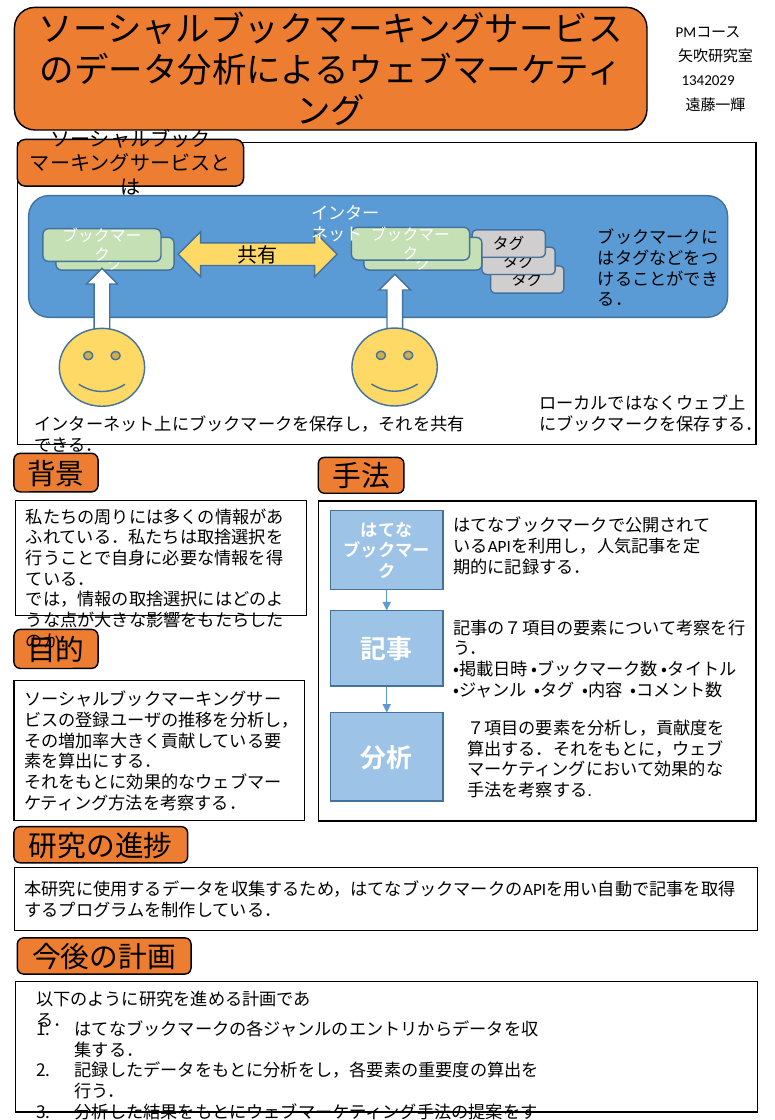
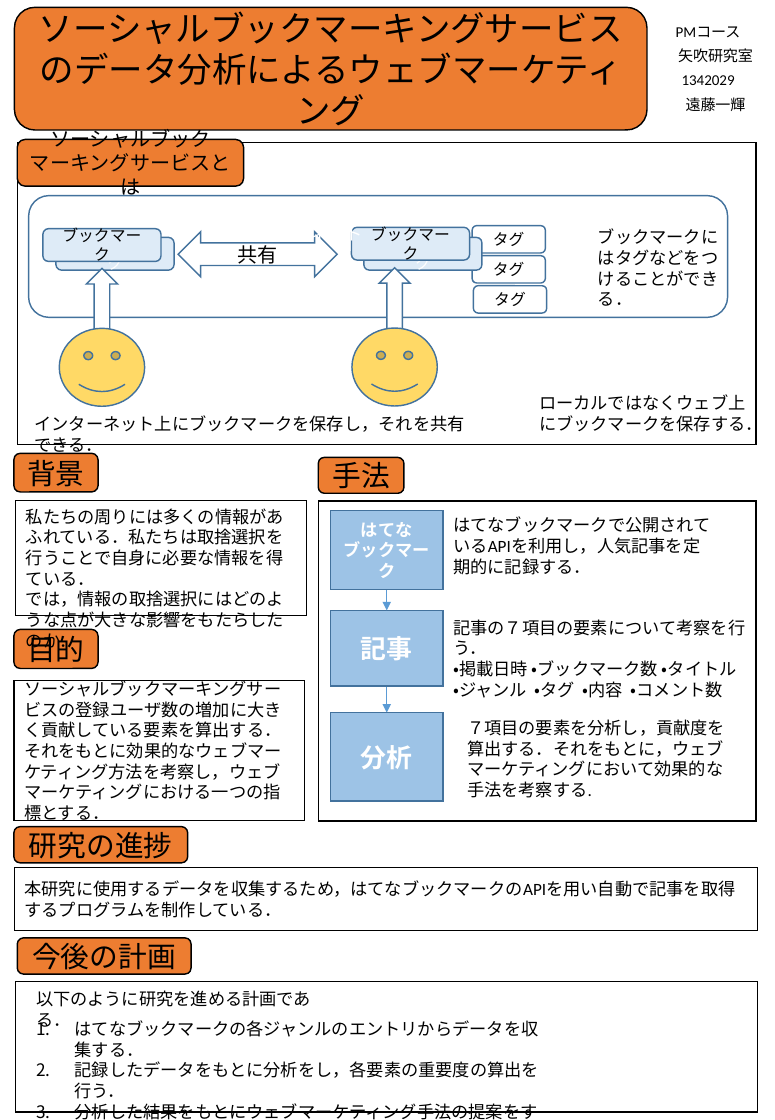
Before and after one commit to keimatsui/kadai, a slide deck: slide 1 of 卒業論文/2015/遠藤一輝/中間発表/中間審査＿ポスター＿遠藤一輝.pptx. Drawn at 775x1120 pixels with LibreOffice and Linux fonts; fonts in the diff are those of the drawing. Boxes give left, top, right and bottom in pixels: in the first picture for what was removed or moved away, otherwise in the second. Text is boxed around its words. In the diff, an @@ line names an element or a change of style, - is before the commit and + after.

Commit message:
訂正しました．

```diff
--- a/卒業論文/2015/遠藤一輝/中間発表/中間審査＿ポスター＿遠藤一輝.pptx
+++ b/卒業論文/2015/遠藤一輝/中間発表/中間審査＿ポスター＿遠藤一輝.pptx
@@ rounded rectangle at (x1=29, y1=195, x2=727, y2=317): fill #5B9BD5 to #FFFFFF @@
@@ rounded rectangle "ブックマーク" at (x1=43, y1=228, x2=161, y2=261): text colour #FFFFFF to #000000; fill #C5E0B4 to #DEEBF7 @@
@@ rounded rectangle "ブックマーク" at (x1=56, y1=238, x2=174, y2=271): fill #C5E0B4 to #DEEBF7 @@
@@ left right arrow "共有" at (x1=178, y1=231, x2=337, y2=277): fill #FFD966 to #FFFFFF @@
@@ rounded rectangle "ブックマーク" at (x1=351, y1=227, x2=469, y2=260): text colour #FFFFFF to #000000; fill #C5E0B4 to #DEEBF7 @@
@@ rounded rectangle "ブックマーク" at (x1=364, y1=238, x2=482, y2=271): fill #C5E0B4 to #DEEBF7 @@
@@ rounded rectangle "タグ" moved from (x1=472, y1=229, x2=546, y2=256) to (x1=472, y1=225, x2=546, y2=252) @@
@@ up arrow resized from (x1=379, y1=274, x2=410, y2=354) to (x1=379, y1=268, x2=410, y2=354) @@
@@ rounded rectangle "タグ" moved from (x1=482, y1=247, x2=555, y2=274) to (x1=472, y1=255, x2=546, y2=282) @@
@@ fill #D0CECE to #FFFFFF in 3 elements at (x1=472, y1=225, x2=546, y2=252), (x1=472, y1=255, x2=546, y2=282), (x1=473, y1=285, x2=547, y2=312) @@
@@ rounded rectangle "タグ" moved from (x1=491, y1=266, x2=564, y2=292) to (x1=473, y1=285, x2=547, y2=312) @@
@@ text in rectangle at (x1=24, y1=680, x2=282, y2=821): text changed @@
-ソーシャルブックマーキングサービスの登録ユーザの推移を分析し，その増加率大きく貢献している要素を算出にする．
-それをもとに効果的なウェブマーケティング方法を考察する．
+ソーシャルブックマーキングサービスの登録ユーザ数の増加に大きく貢献している要素を算出する．
+それをもとに効果的なウェブマーケティング方法を考察し，ウェブマーケティングにおける一つの指標とする．
```
